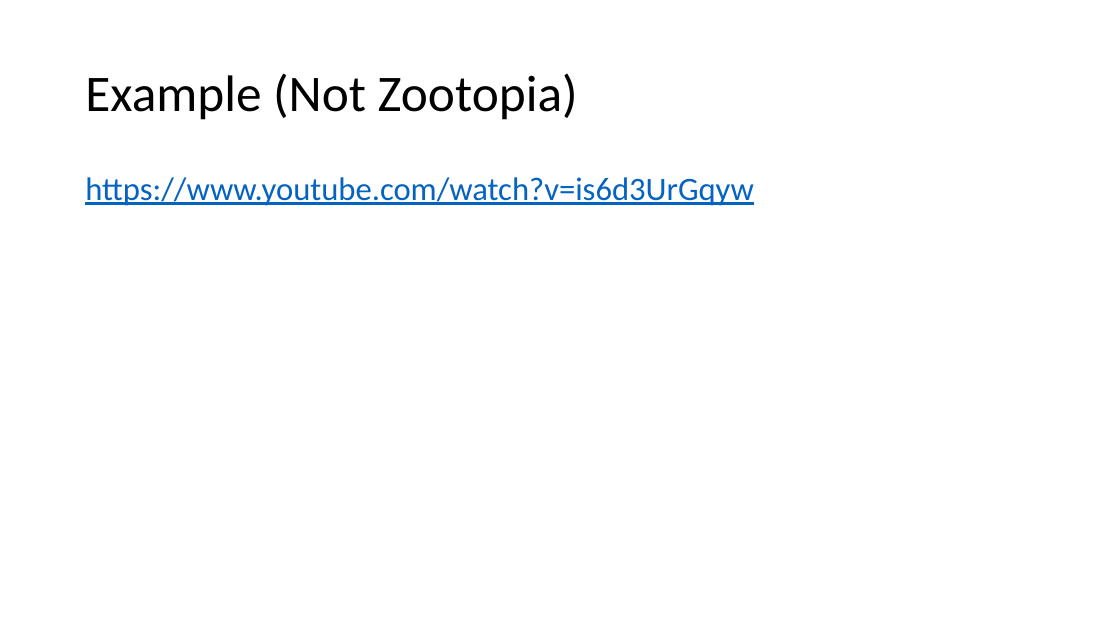
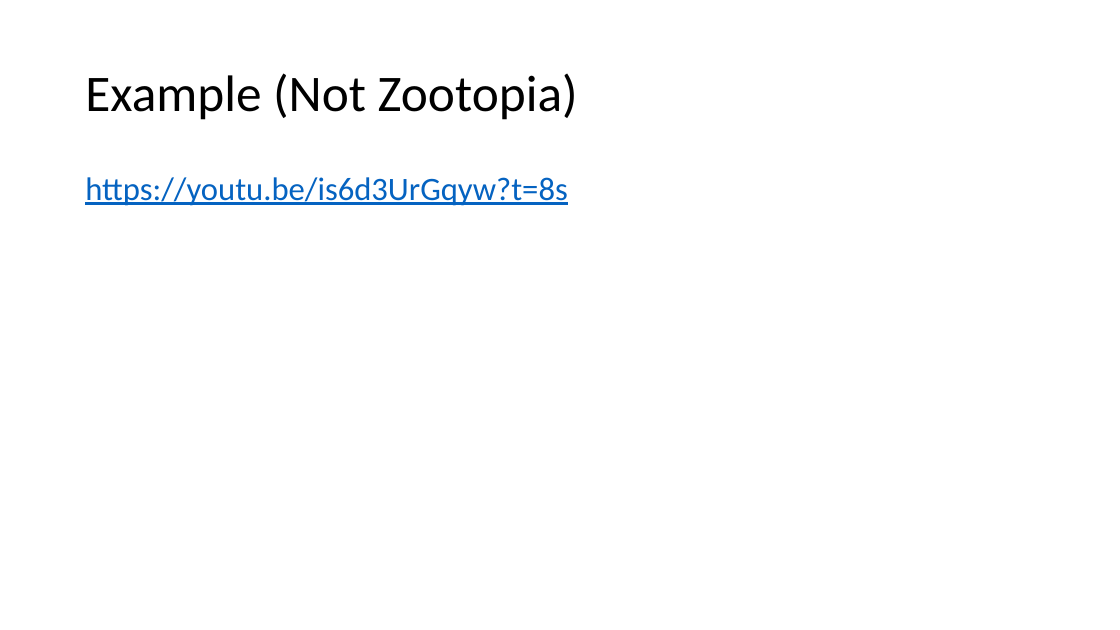
Before and after one commit to arifyali/NLP-LING-572-Fall-2016, a slide deck: slide 7 of NLP Language Presentation.pptx. Drawn at 1120x630 pixels with LibreOffice and Linux fonts; fonts in the diff are those of the drawing. Boxes give left, top, right and bottom in pixels: in the first picture for what was removed or moved away, otherwise in the second. Text is boxed around its words. In the diff, an @@ line names an element or a change of style, - is before the commit and + after.

```diff
--- a/NLP Language Presentation.pptx
+++ b/NLP Language Presentation.pptx
@@ text at <box>85,177,567,206</box>: text changed @@
-https://www.youtube.com/watch?v=is6d3UrGqyw
+https://youtu.be/is6d3UrGqyw?t=8s
```
Also in this commit, not shown: 3 other slides changed, 3 slides added, 3 slides removed, 4 other files.
